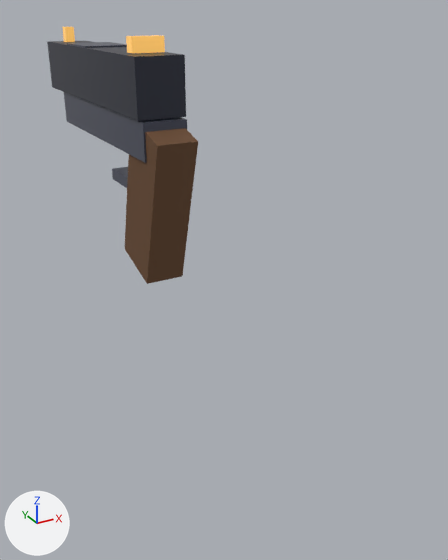
A saved change to the glTF model public/assets/models/weapon_handgun.glb.
The view is the same before and after, from a camera (50 mm lens) standing at (-0.359, -0.965, 0.103) and looking at (0.077, -0.172, -0.293). Every picture has the same lights, and +X, +Y and +Z are marked at lower left. The first picture is the older version. Vertices at exactly the same position are counted once.

Script lines for the objects in view, before the commit:
```python
mat_gun_metal = principled_material('gun_metal')
mat_gun_metal.base_color = (0.0423, 0.0467, 0.0685)  # greyish blue #3a3d4a
mat_gun_metal.metallic = 0.45
mat_gun_metal.roughness = 0.38
mat_gun_metal_light = principled_material('gun_metal_light')
mat_gun_metal_light.base_color = (0.0931, 0.102, 0.147)  # greyish blue #565a6b
mat_gun_metal_light.metallic = 0.42
mat_gun_metal_light.roughness = 0.32
me_cube = bpy.data.meshes.new('Cube')
me_cube.from_pydata(...)  # 80 vertices, 124 faces; spans x -0.038..0.043, y -0.281..0.285, z -0.299..0.069
# faces by material slot: [52, 36, 12, 24]
me_cube.materials.append(mat_gun_metal)  # greyish blue #3a3d4a
me_cube.materials.append(mat_gun_metal_light)  # greyish blue #565a6b
me_cube.materials.append(mat_gun_wood)  # brown #6b4a2f
me_cube.materials.append(mat_gun_sight)  # orange #e8b25c, glowing orange #c6984d
ob_handgun = bpy.data.objects.new('handgun', me_cube)
ob_handgun.location = (0.0, 0.1, 0.0)
```
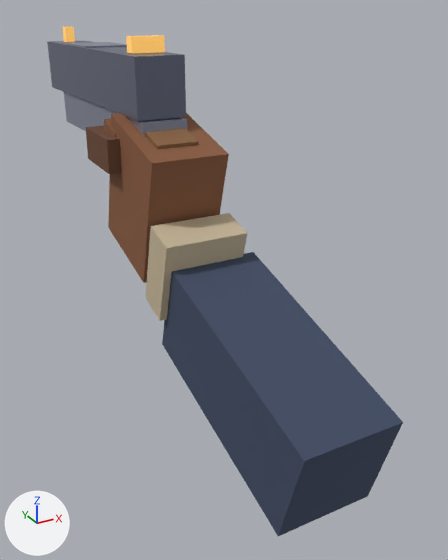
Changed parts and their boxes [x1, y1, x2, y2] in the pictures (448 x 560 px):
'handgun', recoloured, reshaped (lighter, 135% wider, 98% taller): before [47, 27, 198, 284]; after [47, 27, 403, 536]
part 1 of me_cube, added (beige): after [145, 213, 247, 321]
part 2 of me_cube, added: after [86, 113, 403, 536]

Diff of the bpy script that builds the scene:
```diff
--- a/public/assets/models/weapon_handgun.glb.py
+++ b/public/assets/models/weapon_handgun.glb.py
@@ mat_gun_metal @@
 mat_gun_metal = principled_material('gun_metal')
-mat_gun_metal.base_color = (0.0423, 0.0467, 0.0685)  # greyish blue #3a3d4a
+mat_gun_metal.base_color = (0.156, 0.175, 0.246)  # greyish blue #6e7488
 mat_gun_metal.metallic = 0.45
@@ mat_gun_metal_light @@
 mat_gun_metal_light = principled_material('gun_metal_light')
-mat_gun_metal_light.base_color = (0.0931, 0.102, 0.147)  # greyish blue #565a6b
+mat_gun_metal_light.base_color = (0.287, 0.314, 0.413)  # grey #9298ac
 mat_gun_metal_light.metallic = 0.42
@@ mat_hand_cuff @@
+mat_hand_cuff = principled_material('hand_cuff')
+mat_hand_cuff.base_color = (0.578, 0.479, 0.323)  # beige #c8b89a
+mat_hand_cuff.roughness = 0.88
@@ mat_hand_glove_dark @@
+mat_hand_glove_dark = principled_material('hand_glove_dark')
+mat_hand_glove_dark.base_color = (0.147, 0.0612, 0.0296)  # brown #6b4630
+mat_hand_glove_dark.roughness = 0.8
@@ mat_hand_sleeve @@
+mat_hand_sleeve = principled_material('hand_sleeve')
+mat_hand_sleeve.base_color = (0.0482, 0.0685, 0.125)  # dark blue #3e4a63
+mat_hand_sleeve.roughness = 0.84
@@ mat_hand_glove @@
+mat_hand_glove = principled_material('hand_glove')
+mat_hand_glove.base_color = (0.254, 0.102, 0.0452)  # brown #8a5a3c
+mat_hand_glove.roughness = 0.78
@@ me_cube @@
 # used by ob_handgun; location = (0.0, 0.1, 0.0)
-me_cube.from_pydata(...)  # 80 vertices, 124 faces; spans x -0.038..0.043, y -0.281..0.285, z -0.299..0.069
+me_cube.from_pydata(...)  # 120 vertices, 184 faces; spans x -0.073..0.094, y -0.658..0.285, z -0.462..0.069
+# me_cube part 1: the loose piece of 8 vertices spanning x -0.031..0.031, y -0.281..-0.119, z -0.299..-0.041 is copied, and the copy is scaled about its middle by (2.02, 0.547, 0.542), then moved by (0.01, -0.105, -0.075), in mat_hand_cuff (beige #c8b89a); it spans x -0.053..0.072, y -0.349..-0.261, z -0.315..-0.175
+# me_cube part 2
+# 32 vertices are added at x -0.073..0.094, y -0.658..-0.094, z -0.462..-0.04
+# 24 new faces join them, mat_hand_glove (brown #8a5a3c)
+# 12 new faces join them, mat_hand_glove_dark (brown #6b4630)
+# 12 new faces join them, mat_hand_sleeve (dark blue #3e4a63)
 me_cube.materials.append(mat_gun_metal)
@@ me_cube @@
 me_cube.materials.append(mat_gun_sight)
+me_cube.materials.append(mat_hand_glove)  # brown #8a5a3c
+me_cube.materials.append(mat_hand_glove_dark)  # brown #6b4630
+me_cube.materials.append(mat_hand_cuff)  # beige #c8b89a
+me_cube.materials.append(mat_hand_sleeve)  # dark blue #3e4a63
```
